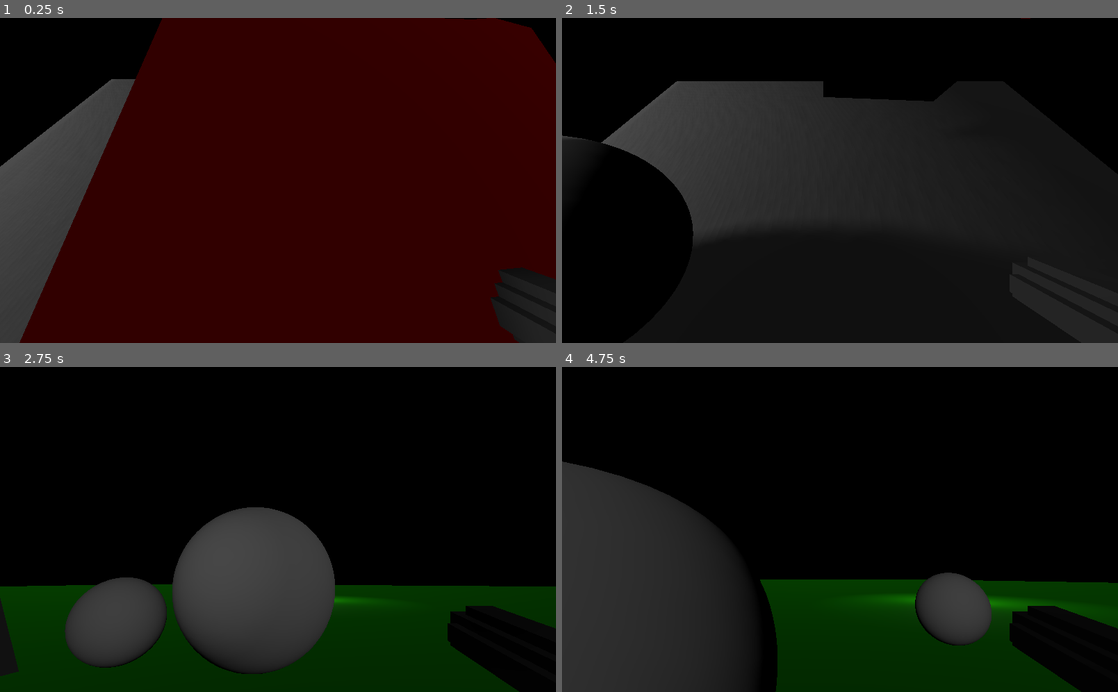
Above: before the commit, frames 1-4 (two rows, left to right).
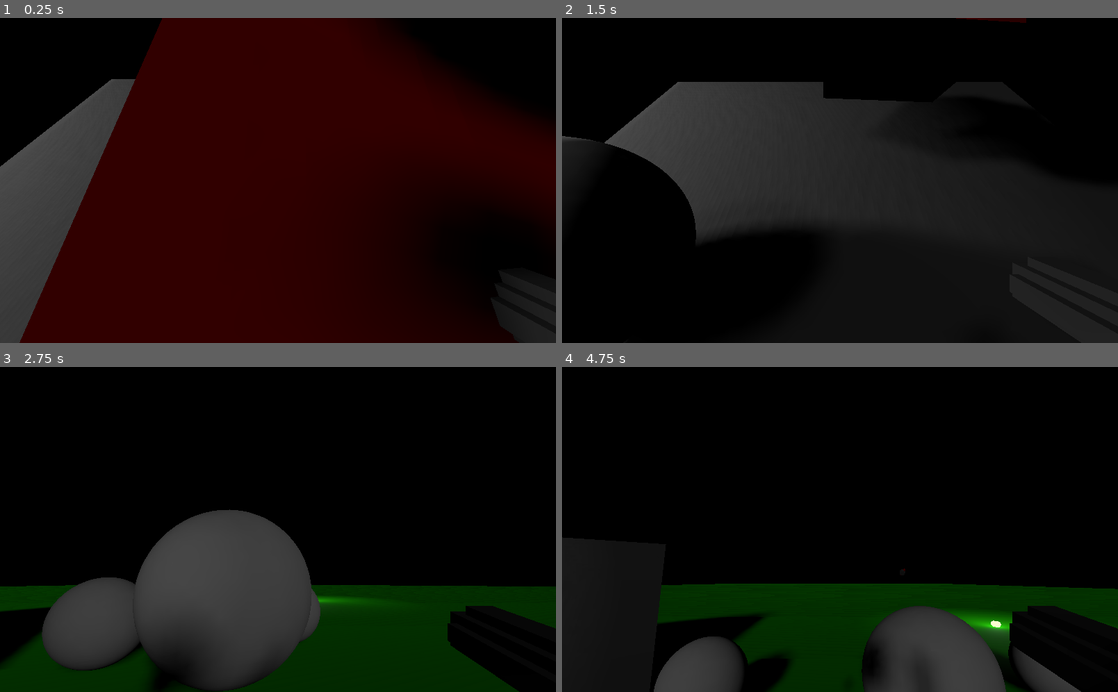
Above: after the commit, the same moments.

Repository: Gamepro5/Gamepro5s_Game
Game: Godot game, scene res://Game.tscn
Two runs of this game, one before a commit and one after it. Both use one fixed random seed, a clock stepped at 60 frames per second and the inputs below.
Inputs (mouse positions are in pixels of both pictures, inside the frame that each line leads up to):
- Up to frame 1 (0.25 s): no input
- Up to frame 2 (1.5 s): move the mouse to (962, 164) at 0.52 s; hold D (move_right) 0.53-1.28 s; hold Space (jump) 0.53-1.28 s; move the mouse to (728, 196) at 1.27 s; hold S (move_back) from 1.28 s (still down); click (728, 196) at 1.35 s
- Up to frame 3 (2.75 s): tap Space (jump) at 1.52, 1.55, 1.82, 2.3 s; move the mouse to (289, 523) at 2.02 s; release S (move_back) at 2.03 s; hold D (move_right) from 2.03 s (still down); hold W (move_front) from 2.03 s (still down)
- Up to frame 4 (4.75 s): move the mouse to (834, 536) at 2.77 s; release W (move_front) at 2.78 s; tap F (toggle_flashlight) at 2.85 s; tap Space (jump) at 3.02, 3.05, 3.32, 4.52, 4.55 s; move the mouse to (878, 532) at 3.52 s; release D (move_right) at 3.53 s; hold Space (jump) 3.53-4.28 s; hold A (move_left) from 3.53 s (still down); move the mouse to (795, 526) at 4.27 s; click (795, 526) at 4.35 s

The runs differ from the first frame. In frame 1, 15% of the frame differs, in the area x 67-100%, y 0-100%; in frame 2, 0.5%; in frame 3, 7.4%; in frame 4, 27%, in the area x 0-100%, y 29-100%.
Error before the commit: Parse Error: The method "get_time" isn't declared in the current class. (res://Gun/Bullet/Bullet.gd:18)

Commit message:
Fixed 1 bug

Diff:
--- a/Game.gd
+++ b/Game.gd
@@ -4,7 +4,7 @@
 var player_scn = preload("res://PlayerData/player.tscn")
 var player_gd = preload("res://PlayerData/Code/Player.gd")
 
-var player2_gd = preload("res://PlayerData/Player2.gd")
+var bot_gd = preload("res://PlayerData/Code/Bot.gd")
 
 func set_player_pov(player, state): #must take in type player and a boolean
 	player.get_node("Head/Eyes").current = state;
@@ -22,7 +22,7 @@
 	var bot = player_scn.instance()
 	bot.set_translation(Vector3(-3, 50, -5))
 	bot.set_rotation_degrees(Vector3(0, 180, 0))
-	bot.set_script(player2_gd)
+	bot.set_script(bot_gd)
 	bot.set_name("Bot")
 	$Players.add_child(bot)
 
--- a/Game.tscn
+++ b/Game.tscn
@@ -17,8 +17,6 @@
 [sub_resource type="Environment" id=2]
 background_mode = 2
 background_sky = SubResource( 1 )
-ambient_light_color = Color( 1, 1, 1, 1 )
-ambient_light_energy = 0.0
 
 [sub_resource type="SphereShape" id=3]
 
@@ -63,6 +61,7 @@
 [node name="DirectionalLight" type="DirectionalLight" parent="Map/First Map"]
 transform = Transform( 0.707107, 0.241845, -0.664463, 0, 0.939692, 0.34202, 0.707107, -0.241845, 0.664463, -29.3297, 15.5992, 19.4512 )
 light_energy = 0.05
+shadow_enabled = true
 
 [node name="WorldEnvironment" type="WorldEnvironment" parent="Map/First Map"]
 environment = SubResource( 2 )
--- a/Gun/Bullet/Bullet.gd
+++ b/Gun/Bullet/Bullet.gd
@@ -13,6 +13,17 @@
 func _physics_process(delta):
 	var bodies = get_colliding_bodies();
 	if (bodies.size() != 0):
-		#print(bodies[0].get_filename())
-		if (bodies[0].get_filename() == "res://PlayerData/player.tscn"):
-			print("Hit detected @ ", bodies[0].name, " @ time ", get_time());
+		var target = bodies[0];
+		#get_node("explosive_pill").visible = false;
+		if (target.get_filename() == "res://PlayerData/player.tscn"):
+
+			#sleeping = true;
+			#get_node("explosive_pill").visible = false;
+			#self.get_node("CollisionShape").disabled = true;
+
+			print("Hit detected @ ", target.name, " @ time = ", OS.get_time());
+			target.health -= 20;
+			queue_free()
+			print(target.health)
+			if (target.health <= 0):
+				target.kill();
--- a/PlayerData/Player2.gd
+++ b/PlayerData/Code/Bot.gd
@@ -14,6 +14,7 @@
 var unshaded_material;
 var shaded_material;
 var type = "player";
+var health = 100;
 onready var head = get_node("Head");
 onready var eyes = head.get_node("Eyes");
 
@@ -34,6 +35,8 @@
 signal shoot(weilder);
 
 #how to send a signal to the gun child
+func kill():
+	queue_free()
 
 func _ready():
 	connect("shoot", head.get_node("Weapon").get_node("Gun"), "on_player_shoot") #gun
@@ -54,13 +57,12 @@
 			velocity.z = 0;
 
 
+	velocity.y = velocity.y - (gravity * delta);
 	if midAir:
-		velocity.y = velocity.y - (gravity * delta);
-
-		#set_translation(Vector3(get_translation().x, 0, get_translation().z))
+		#velocity.y = velocity.y - (gravity * delta);
 		acceleration = accelerationConstant / 5;
 	else:
-		velocity.y = 0;
+		velocity.y = -1;
 		acceleration = accelerationConstant;
 
 	var velocityVector = Vector3(velocity.x, 0, velocity.z);
--- a/PlayerData/Code/Player.gd
+++ b/PlayerData/Code/Player.gd
@@ -14,12 +14,15 @@
 var unshaded_material;
 var shaded_material;
 var type = "player";
+var health = 100;
 onready var head = get_node("Head");
 onready var eyes = head.get_node("Eyes");
 
 signal shoot(weilder);
 
 #how to send a signal to the gun child
+func kill():
+	queue_free();
 
 func _ready():
 
@@ -54,14 +57,12 @@
 		if abs(velocity.z) <= 0.0001:
 			velocity.z = 0;
 
-
+	velocity.y = velocity.y - (gravity * delta);
 	if midAir:
-		velocity.y = velocity.y - (gravity * delta);
-
-		#set_translation(Vector3(get_translation().x, 0, get_translation().z))
+		#velocity.y = velocity.y - (gravity * delta);
 		acceleration = accelerationConstant / 5;
 	else:
-		velocity.y = 0;
+		velocity.y = -1;
 		acceleration = accelerationConstant;
 
 	var velocityVector = Vector3(velocity.x, 0, velocity.z);
@@ -91,7 +92,7 @@
 			#velocity.z = velocity.z + 1;
 			velocity.x += cos(rotation.y) * acceleration;
 			velocity.z -= sin(rotation.y) * acceleration;
-		if Input.is_action_pressed("jump"):
+		if Input.is_action_just_pressed("jump"):
 			if (!midAir):
 				velocity.y = jumpStrength;
 		if Input.is_action_just_pressed("action_1"):
@@ -112,7 +113,7 @@
 		cursorFocus = false;
 
 	#print("tick = ", delta)
-	#print(velocity)
+	print(is_on_floor())
 func _notification(what):
 	if what == MainLoop.NOTIFICATION_WM_FOCUS_IN:
 		#get_viewport().warp_mouse(Vector2(get_viewport().size.x/2,get_viewport().size.y/2))
--- a/PlayerData/Player.tscn
+++ b/PlayerData/Player.tscn
@@ -11,7 +11,7 @@
 
 [node name="Player" type="KinematicBody"]
 
-[node name="PlayerCollisionShape" type="CollisionShape" parent="."]
+[node name="CollisionShape" type="CollisionShape" parent="."]
 transform = Transform( 1, 0, 0, 0, -1.62921e-07, 1, 0, -1, -1.62921e-07, 0, 0.994928, 0 )
 shape = SubResource( 1 )
 
Not shown: 2 places in LightPost.tscn that only renumber resources
Empty file removed: PlayerData/default.gd
